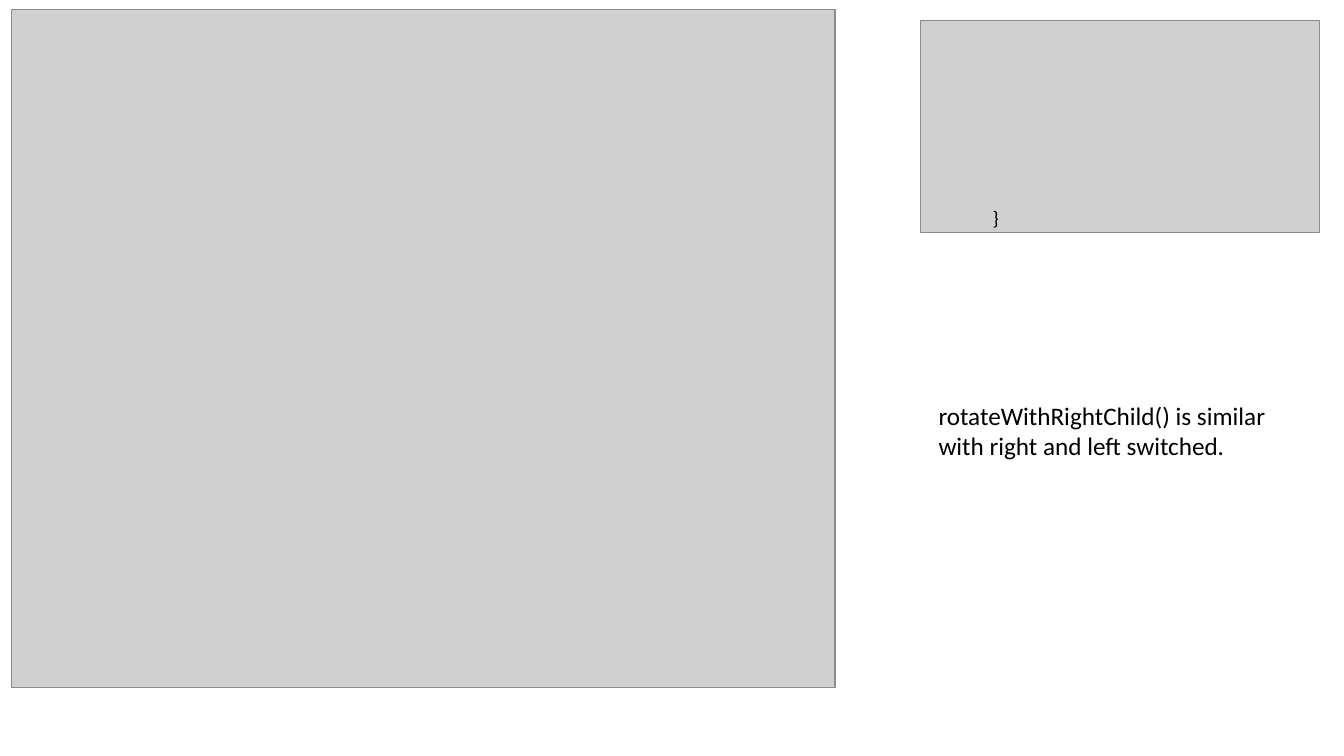
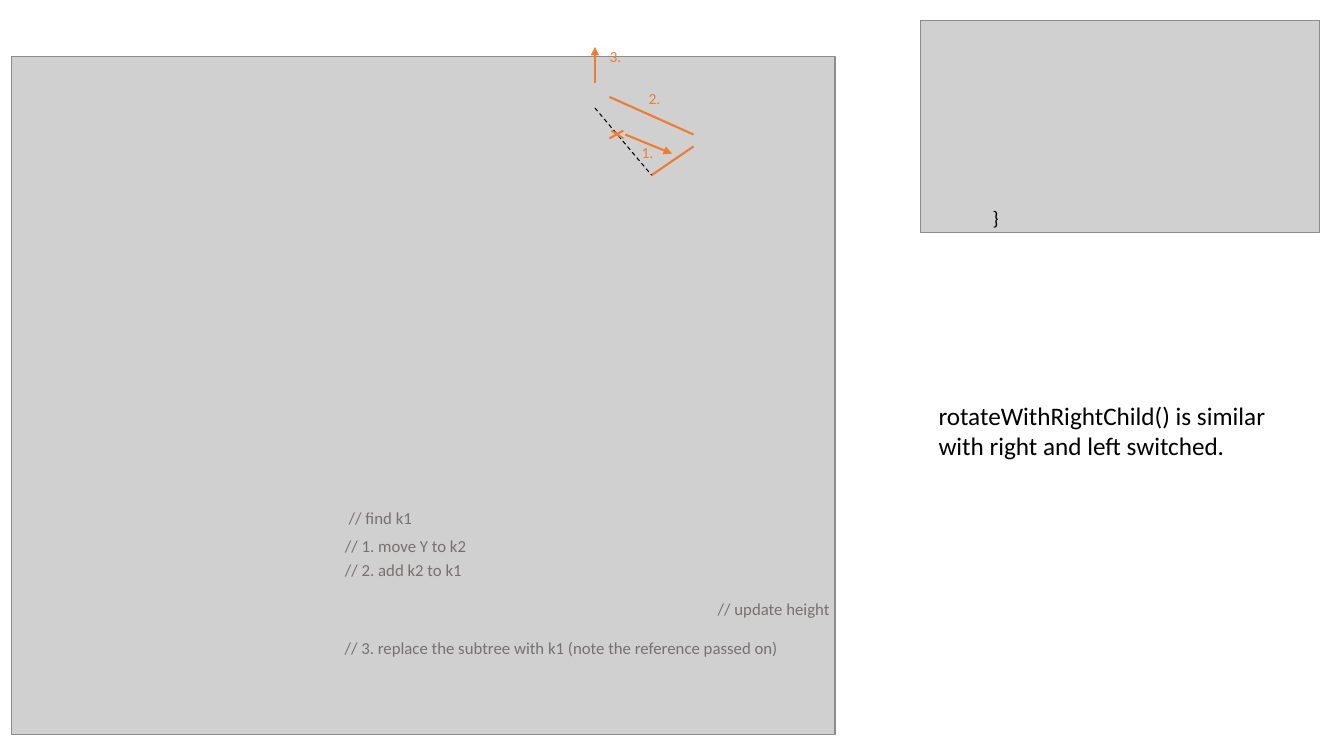
Before and after one commit to mhahsler/CS2341, a slide deck: slide 9 of Chapter4_Trees/slides/AVL_trees.pptx. Drawn at 1344x756 pixels with LibreOffice and Linux fonts; fonts in the diff are those of the drawing; grey boxes stand for pictures. Boxes give left, top, right and bottom in pixels: in the first picture for what was removed or moved away, otherwise in the second. Text is boxed around its words. In the diff, an @@ line names an element or a change of style, - is before the commit and + after.

```diff
--- a/Chapter4_Trees/slides/AVL_trees.pptx
+++ b/Chapter4_Trees/slides/AVL_trees.pptx
@@ picture: place and size @@
-picture at <box>11,9,835,687</box>
+picture at <box>11,56,835,734</box>
@@ arrow added from (595, 83) to (595, 47), #ED7D31 1.5 pt @@
@@ text added at <box>610,49,622,62</box>, 11 pt, text #ED7D31 @@
+3.
@@ line added from (595, 108) to (651, 175), #000000 0.75 pt dashed @@
@@ line added from (694, 134) to (610, 97), #ED7D31 1.5 pt @@
@@ text added at <box>649,94,661,104</box>, 11 pt, text #ED7D31 @@
+2.
@@ line added from (610, 138) to (623, 131), #ED7D31 1.5 pt @@
@@ line added from (612, 131) to (623, 138), #ED7D31 1.5 pt @@
@@ arrow added from (625, 134) to (673, 153), #ED7D31 1.5 pt @@
@@ text added at <box>642,145,654,158</box>, 11 pt, text #ED7D31 @@
+1.
@@ line added from (651, 175) to (694, 146), #ED7D31 1.5 pt @@
@@ text added at <box>365,512,412,524</box>, 12 pt, text #767171 @@
+// find k1
@@ text added at <box>362,540,466,552</box>, 12 pt, text #767171 @@
+// 1. move Y to k2
@@ text added at <box>362,564,462,576</box>, 12 pt, text #767171 @@
+// 2. add k2 to k1
@@ text added at <box>734,603,829,618</box>, 12 pt, text #767171 @@
+// update height
@@ text added at <box>361,642,778,657</box>, 12 pt, text #767171 @@
+// 3. replace the subtree with k1 (note the reference passed on)
```
Also in this commit, not shown: 7 other slides changed, 1 other file.
